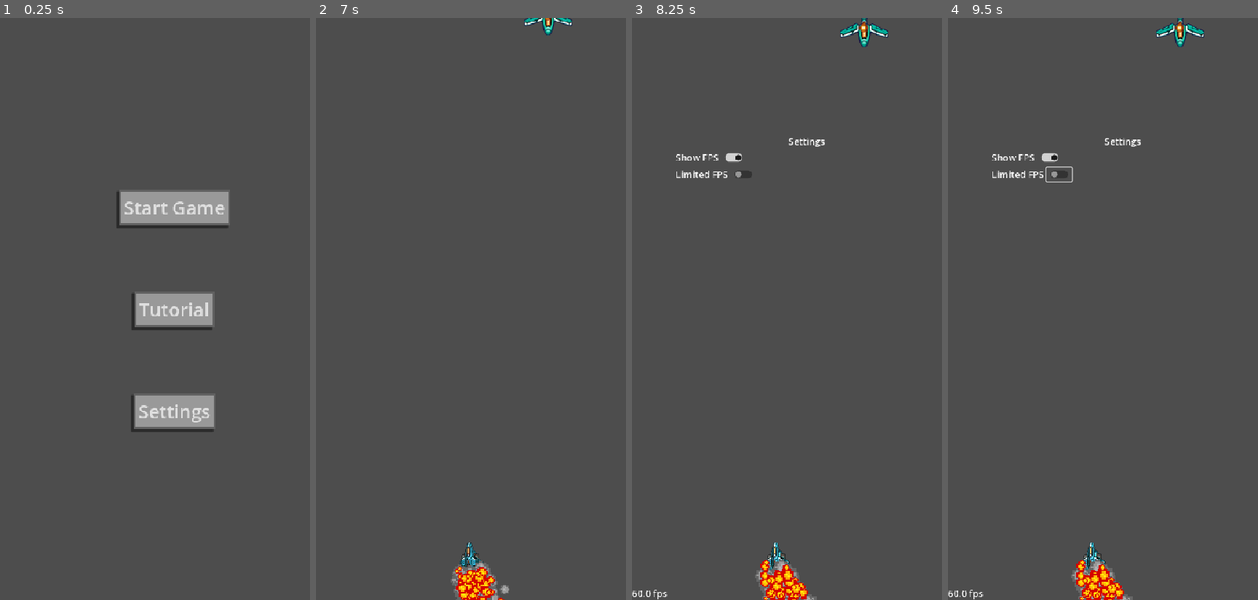
Above: before the commit, frames 1-4 (left to right).
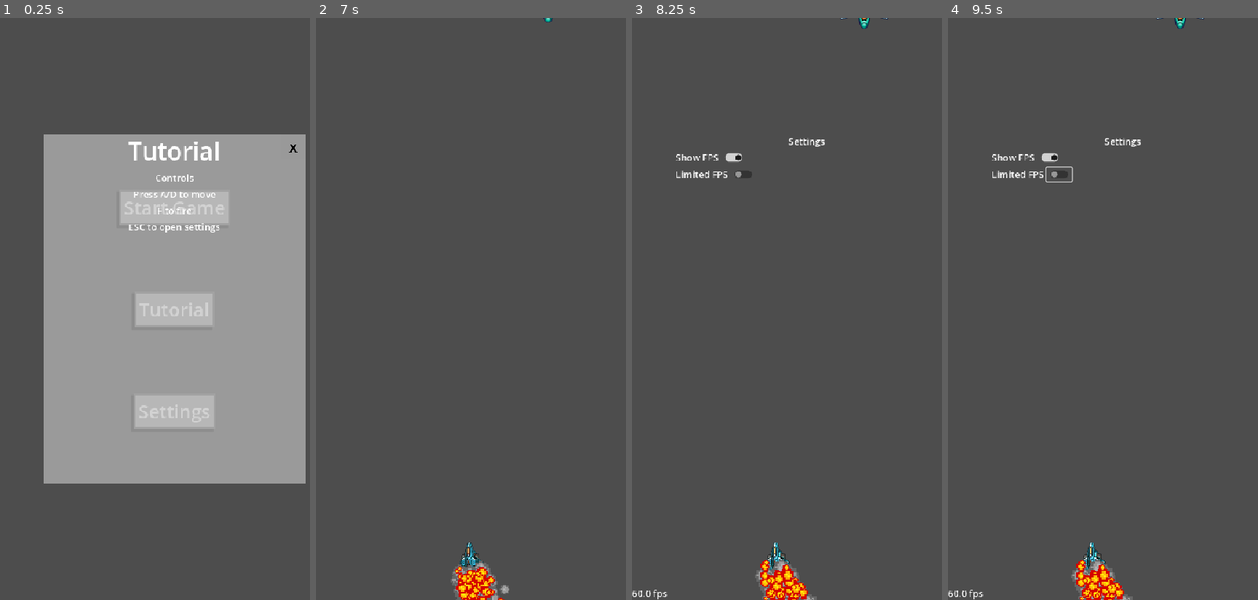
Above: after the commit, the same moments.

Repository: Fatsermint/Space
Game: Godot game, scene res://Scenes/start_screen.tscn
Same seed, same stepped clock (60 frames per second), same inputs: the game is played once before the commit and once after it.
Inputs (mouse positions are in pixels of both pictures, inside the frame that each line leads up to):
- Up to frame 1 (0.25 s): no input
- Up to frame 2 (7 s): click "Tutorial" at 0.5 s; click "Settings" at 1.25 s; click "x" at 2 s; click "Start Game" at 2.75 s; tap Enter at 3.5, 5, 6.5 s; move the mouse to (567, 279) at 3.52 s; hold D (right) 3.53-4.28 s; tap F (fire) at 3.6, 4.35, 5.3, 6.05, 6.6 s; click (567, 279) at 3.67 s; tap Space at 4.25, 5.75 s; move the mouse to (421, 338) at 4.27 s; hold Down 4.28-5.03 s; move the mouse to (526, 180) at 5.02 s; hold D (right) 5.03-5.78 s; tap Alt at 5.1 s; move the mouse to (474, 425) at 5.77 s; hold Up 5.78-6.53 s; tap Shift at 5.85 s; click (474, 425) at 5.92 s; move the mouse to (595, 396) at 6.52 s; hold A (left) from 6.53 s (still down)
- Up to frame 3 (8.25 s): tap Escape (escape) at 7.15 s; move the mouse to (703, 221) at 7.27 s; tap F (fire) at 7.35 s; release A (left) at 8 s; click (734, 157) at 8 s
- Up to frame 4 (9.5 s): tap Space at 8.75 s; move the mouse to (1140, 309) at 8.77 s; hold Down from 8.78 s (still down); tap Alt at 8.85 s; click (1140, 309) at 8.92 s; tap F (fire) at 9.05 s

The runs differ from the first frame. In frame 1, 50% of the frame differs, in the area x 14-99%, y 20-80%; in frame 2, 0.2%; in frame 3, 0.4%; in frame 4, 0.4%.

Commit message:
Added tutorial

Diff:
--- a/Scenes/start_screen.gd
+++ b/Scenes/start_screen.gd
@@ -10,7 +10,7 @@
 
 
 func _on_button_tutorial_pressed() -> void:
-	pass # Replace with function body.
+	$ColorRect2.visible = true
 
 
 func _on_button_settings_pressed() -> void:
@@ -31,3 +31,7 @@
 
 func set_stats_back():
 	GlobalVariables.playerInfo["level"] = 0
+
+
+func _on_button_tutorial_escape_pressed() -> void:
+	$ColorRect2.visible = false
--- a/Scenes/start_screen.tscn
+++ b/Scenes/start_screen.tscn
@@ -139,6 +139,13 @@
 layout_mode = 2
 theme_override_styles/pressed = SubResource("StyleBoxFlat_60ddj")
 
+[node name="HBoxContainer4" type="HBoxContainer" parent="ColorRect/VBoxContainer2" unique_id=718631659]
+layout_mode = 2
+
+[node name="Label" type="Label" parent="ColorRect/VBoxContainer2/HBoxContainer4" unique_id=2024524123]
+layout_mode = 2
+text = "These dont work yet"
+
 [node name="Button" type="Button" parent="ColorRect" unique_id=1182475283]
 layout_mode = 1
 anchors_preset = 1
@@ -172,7 +179,95 @@
 theme_override_font_sizes/font_size = 50
 text = "Failed at level x"
 
+[node name="ColorRect2" type="ColorRect" parent="." unique_id=1162844144]
+offset_left = 75.0
+offset_top = 200.0
+offset_right = 525.0
+offset_bottom = 800.0
+size_flags_vertical = 3
+offset_transform_enabled = true
+color = Color(0.79, 0.79, 0.79, 0.61960787)
+
+[node name="VBoxContainer2" type="VBoxContainer" parent="ColorRect2" unique_id=1084795095]
+layout_mode = 1
+anchors_preset = 5
+anchor_left = 0.5
+anchor_right = 0.5
+offset_left = -225.0
+offset_right = 225.0
+offset_bottom = 81.0
+grow_horizontal = 2
+theme_override_constants/separation = 5
+
+[node name="HBoxContainer2" type="HBoxContainer" parent="ColorRect2/VBoxContainer2" unique_id=1001470592]
+layout_mode = 2
+size_flags_horizontal = 4
+size_flags_vertical = 0
+
+[node name="Label" type="Label" parent="ColorRect2/VBoxContainer2/HBoxContainer2" unique_id=1248978461]
+layout_mode = 2
+theme_override_font_sizes/font_size = 42
+text = "Tutorial"
+horizontal_alignment = 1
+
+[node name="HBoxContainer3" type="HBoxContainer" parent="ColorRect2/VBoxContainer2" unique_id=938771608]
+layout_mode = 2
+size_flags_horizontal = 4
+size_flags_vertical = 0
+
+[node name="Label" type="Label" parent="ColorRect2/VBoxContainer2/HBoxContainer3" unique_id=1553146706]
+layout_mode = 2
+text = "Controls"
+horizontal_alignment = 1
+
+[node name="HBoxContainer4" type="HBoxContainer" parent="ColorRect2/VBoxContainer2" unique_id=801141548]
+layout_mode = 2
+size_flags_horizontal = 4
+size_flags_vertical = 0
+
+[node name="Label" type="Label" parent="ColorRect2/VBoxContainer2/HBoxContainer4" unique_id=108145468]
+layout_mode = 2
+text = "Press A/D to move"
+horizontal_alignment = 1
+
+[node name="HBoxContainer5" type="HBoxContainer" parent="ColorRect2/VBoxContainer2" unique_id=1870908592]
+layout_mode = 2
+size_flags_horizontal = 4
+size_flags_vertical = 0
+
+[node name="Label" type="Label" parent="ColorRect2/VBoxContainer2/HBoxContainer5" unique_id=8400487]
+layout_mode = 2
+text = "F to fire"
+horizontal_alignment = 1
+
+[node name="HBoxContainer6" type="HBoxContainer" parent="ColorRect2/VBoxContainer2" unique_id=1486295559]
+layout_mode = 2
+size_flags_horizontal = 4
+size_flags_vertical = 0
+
+[node name="Label" type="Label" parent="ColorRect2/VBoxContainer2/HBoxContainer6" unique_id=1329873199]
+layout_mode = 2
+text = "ESC to open settings"
+horizontal_alignment = 1
+
+[node name="Button" type="Button" parent="ColorRect2" unique_id=1170956572]
+layout_mode = 1
+anchors_preset = 1
+anchor_left = 1.0
+anchor_right = 1.0
+offset_left = -42.0
+offset_right = 110.0
+offset_bottom = 152.0
+grow_horizontal = 0
+scale = Vector2(0.275, 0.275)
+theme_override_colors/font_color = Color(0, 0, 0, 1)
+theme_override_fonts/font = ExtResource("2_ainjc")
+theme_override_font_sizes/font_size = 100
+theme_override_styles/normal = SubResource("StyleBoxFlat_5e717")
+text = "x"
+
 [connection signal="pressed" from="VBoxContainer/HBoxContainer/Button" to="." method="_on_button_start_game_pressed"]
 [connection signal="pressed" from="VBoxContainer/HBoxContainer2/Button" to="." method="_on_button_tutorial_pressed"]
 [connection signal="pressed" from="VBoxContainer/HBoxContainer3/Button" to="." method="_on_button_settings_pressed"]
 [connection signal="pressed" from="ColorRect/Button" to="." method="_on_button_settings_escape_pressed"]
+[connection signal="pressed" from="ColorRect2/Button" to="." method="_on_button_tutorial_escape_pressed"]
--- a/Scripts/enemy.gd
+++ b/Scripts/enemy.gd
@@ -5,7 +5,7 @@
 
 
 func _process(delta: float) -> void:
-	self.position.y += 2 *delta *60
+	self.position.y += 1 *delta *60
 	if self.position.y > -10:
 		succes(1)
 func _on_area_2d_area_entered(area: Area2D) -> void:
Not shown, added: index.apple-touch-icon.png.import
Not shown, added: index.icon.png.import
Not shown, added: index.png.import
